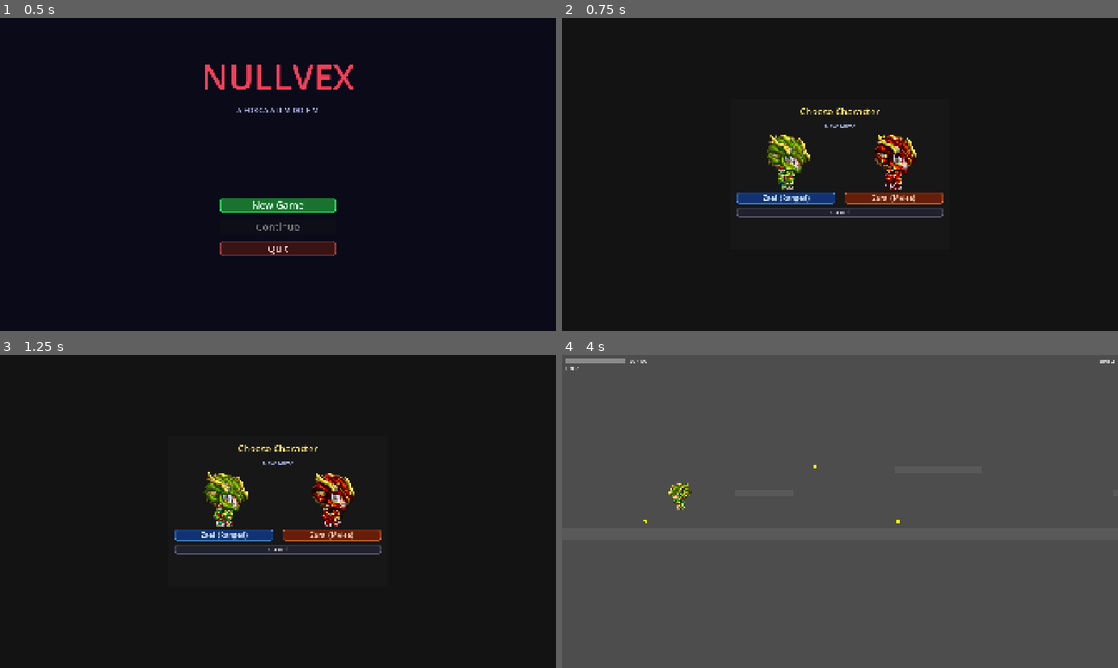
Above: before the commit, frames 1-4 (two rows, left to right).
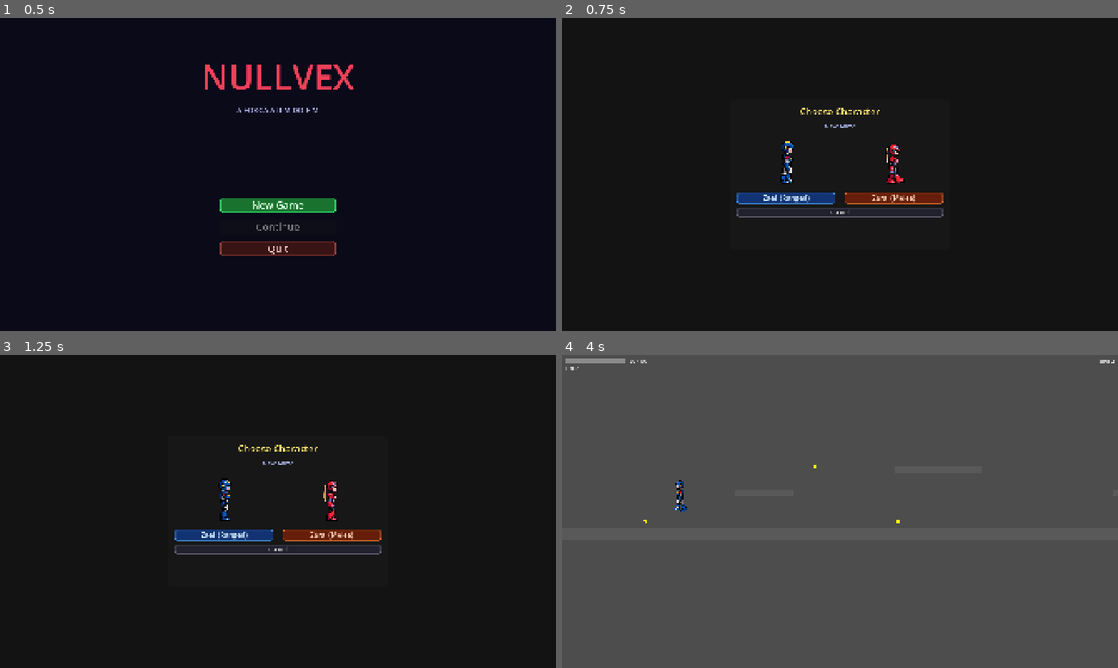
Above: after the commit, the same moments.

Repository: joaoramos00/NullvexGame
Game: Godot game, scene res://ui/title_screen.tscn
Two runs of this game, one before a commit and one after it. Both use one fixed random seed, a clock stepped at 60 frames per second and the inputs below.
Inputs (mouse positions are in pixels of both pictures, inside the frame that each line leads up to):
- Up to frame 1 (0.5 s): no input
- Up to frame 2 (0.75 s): click "New Game" at 0.5 s
- Up to frame 3 (1.25 s): no input
- Up to frame 4 (4 s): click "Zael (Ranged)" at 1.25 s; move the mouse to (962, 495) at 2.02 s; hold Right (move_right) 2.03-3.53 s; tap Z (attack) at 2.1, 3.05, 3.6 s; click (962, 495) at 2.17 s; tap Space (jump) at 2.27, 2.3, 2.57, 2.85, 3.02, 3.32, 3.8 s; move the mouse to (728, 527) at 2.77 s; move the mouse to (895, 442) at 3.52 s; hold Left (move_left) from 3.53 s (still down)

Frame 1 is identical in both runs. In frame 2, 1.6% of the frame differs, in the area x 36-64%, y 37-55%; in frame 3, 1.7%; in frame 4, 0.2%.
Error in both runs: Invalid call. Nonexistent function 'is_action_just_pressed' in base 'InputEventMouseMotion'. (res://ui/pause_menu.gd:11)

Commit message:
feat: integrate new 68x68 walk animation sprites for Zael and Zara
Replace old 48x48 RPG Maker-style sheets with pixel art walk strips
generated via Pixel Lab (5 frames, 68x68px per frame, row 0).
Update frame constants in zael.gd, zara.gd, and character_select.gd.
Shoot animation in zael.gd keeps ZaelLutando.png with its own constants.

Co-Authored-By: Claude Sonnet 4.6 <noreply@anthropic.com>

Diff:
--- a/characters/melee/zara.gd
+++ b/characters/melee/zara.gd
@@ -7,9 +7,9 @@
 
 const _HITBOX_SCENE := preload("res://characters/melee/zara_hitbox.tscn")
 
-const _FRAME_W := 48
-const _FRAME_H := 48
-const _ROW_RIGHT := 2  # RPG Maker MZ row 2 = facing right
+const _FRAME_W := 68
+const _FRAME_H := 68
+const _ROW_RIGHT := 0
 
 var _combo_step: int = 0
 var _combo_timer: float = 0.0
@@ -27,35 +27,35 @@
     var tex := load("res://characters/melee/ZaraAndando.png") as Texture2D
     var fw := _FRAME_W
     var fh := _FRAME_H
-    var ry := _ROW_RIGHT * fh  # y = 96
+    var ry := _ROW_RIGHT * fh  # y = 0
 
     frames.add_animation("idle")
     frames.set_animation_loop("idle", true)
     frames.set_animation_speed("idle", 1.0)
     var idle_at := AtlasTexture.new()
     idle_at.atlas = tex
-    idle_at.region = Rect2(fw, ry, fw, fh)
+    idle_at.region = Rect2(2 * fw, ry, fw, fh)
     frames.add_frame("idle", idle_at)
 
     frames.add_animation("walk")
     frames.set_animation_loop("walk", true)
     frames.set_animation_speed("walk", 8.0)
-    for i in 3:
+    for i in 5:
         var at := AtlasTexture.new()
         at.atlas = tex
         at.region = Rect2(i * fw, ry, fw, fh)
         frames.add_frame("walk", at)
 
-    # jump — single static frame (middle of row 2)
+    # jump — middle walk frame
     frames.add_animation("jump")
     frames.set_animation_loop("jump", false)
     frames.set_animation_speed("jump", 1.0)
     var jump_at := AtlasTexture.new()
     jump_at.atlas = tex
-    jump_at.region = Rect2(fw, ry, fw, fh)
+    jump_at.region = Rect2(2 * fw, ry, fw, fh)
     frames.add_frame("jump", jump_at)
 
-    # attack — single static frame (first frame of row 2)
+    # attack — first walk frame as placeholder
     frames.add_animation("attack")
     frames.set_animation_loop("attack", false)
     frames.set_animation_speed("attack", 1.0)
--- a/characters/ranged/zael.gd
+++ b/characters/ranged/zael.gd
@@ -14,9 +14,13 @@
 
 const _BULLET_SCENE := preload("res://characters/ranged/zael_bullet.tscn")
 
-const _FRAME_W := 48
-const _FRAME_H := 48
-const _ROW_RIGHT := 2  # RPG Maker MZ row 2 = facing right
+const _FRAME_W := 68
+const _FRAME_H := 68
+const _ROW_RIGHT := 0
+
+const _FIGHT_FRAME_W := 48
+const _FIGHT_FRAME_H := 48
+const _FIGHT_ROW := 2
 
 # bullet spawn offset from character center
 const _SPAWN_OFFSET := Vector2(30.0, -10.0)
@@ -36,41 +40,41 @@
     var fight_tex := load("res://characters/ranged/ZaelLutando.png") as Texture2D
     var fw := _FRAME_W
     var fh := _FRAME_H
-    var ry := _ROW_RIGHT * fh  # y = 96
+    var ry := _ROW_RIGHT * fh  # y = 0
 
     frames.add_animation("idle")
     frames.set_animation_loop("idle", true)
     frames.set_animation_speed("idle", 1.0)
     var idle_at := AtlasTexture.new()
     idle_at.atlas = walk_tex
-    idle_at.region = Rect2(fw, ry, fw, fh)
+    idle_at.region = Rect2(2 * fw, ry, fw, fh)
     frames.add_frame("idle", idle_at)
 
     frames.add_animation("walk")
     frames.set_animation_loop("walk", true)
     frames.set_animation_speed("walk", 8.0)
-    for i in 3:
+    for i in 5:
         var at := AtlasTexture.new()
         at.atlas = walk_tex
         at.region = Rect2(i * fw, ry, fw, fh)
         frames.add_frame("walk", at)
 
-    # jump — single static frame (middle of row 2)
+    # jump — middle walk frame
     frames.add_animation("jump")
     frames.set_animation_loop("jump", false)
     frames.set_animation_speed("jump", 1.0)
     var jump_at := AtlasTexture.new()
     jump_at.atlas = walk_tex
-    jump_at.region = Rect2(fw, ry, fw, fh)
+    jump_at.region = Rect2(2 * fw, ry, fw, fh)
     frames.add_frame("jump", jump_at)
 
-    # shoot — single static frame from ZaelLutando row 2 (first frame)
+    # shoot — first frame from ZaelLutando (48×48 sheet, row 2)
     frames.add_animation("shoot")
     frames.set_animation_loop("shoot", false)
     frames.set_animation_speed("shoot", 1.0)
     var shoot_at := AtlasTexture.new()
     shoot_at.atlas = fight_tex
-    shoot_at.region = Rect2(0, ry, fw, fh)
+    shoot_at.region = Rect2(0, _FIGHT_ROW * _FIGHT_FRAME_H, _FIGHT_FRAME_W, _FIGHT_FRAME_H)
     frames.add_frame("shoot", shoot_at)
 
     _sprite.sprite_frames = frames
--- a/ui/character_select.gd
+++ b/ui/character_select.gd
@@ -2,9 +2,9 @@
 
 signal character_chosen(character: String)
 
-const _FRAME_W := 48
-const _FRAME_H := 48
-const _ROW_RIGHT := 2
+const _FRAME_W := 68
+const _FRAME_H := 68
+const _ROW_RIGHT := 0
 const _ANIM_SPEED := 8.0
 
 var _standalone: bool = false
@@ -34,7 +34,7 @@
     var zael_tex := load("res://characters/ranged/ZaelAndando.png") as Texture2D
     var zara_tex := load("res://characters/melee/ZaraAndando.png") as Texture2D
     var ry := _ROW_RIGHT * _FRAME_H
-    for i in 3:
+    for i in 5:
         var at := AtlasTexture.new()
         at.atlas = zael_tex
         at.region = Rect2(i * _FRAME_W, ry, _FRAME_W, _FRAME_H)
@@ -52,7 +52,7 @@
     _frame_timer += delta
     if _frame_timer >= 1.0 / _ANIM_SPEED:
         _frame_timer = 0.0
-        _current_frame = (_current_frame + 1) % 3
+        _current_frame = (_current_frame + 1) % 5
         _zael_preview.texture = _zael_frames[_current_frame]
         _zara_preview.texture = _zara_frames[_current_frame]
 
Binary file changed: characters/melee/ZaraAndando.png
Binary file changed: characters/ranged/ZaelAndando.png
